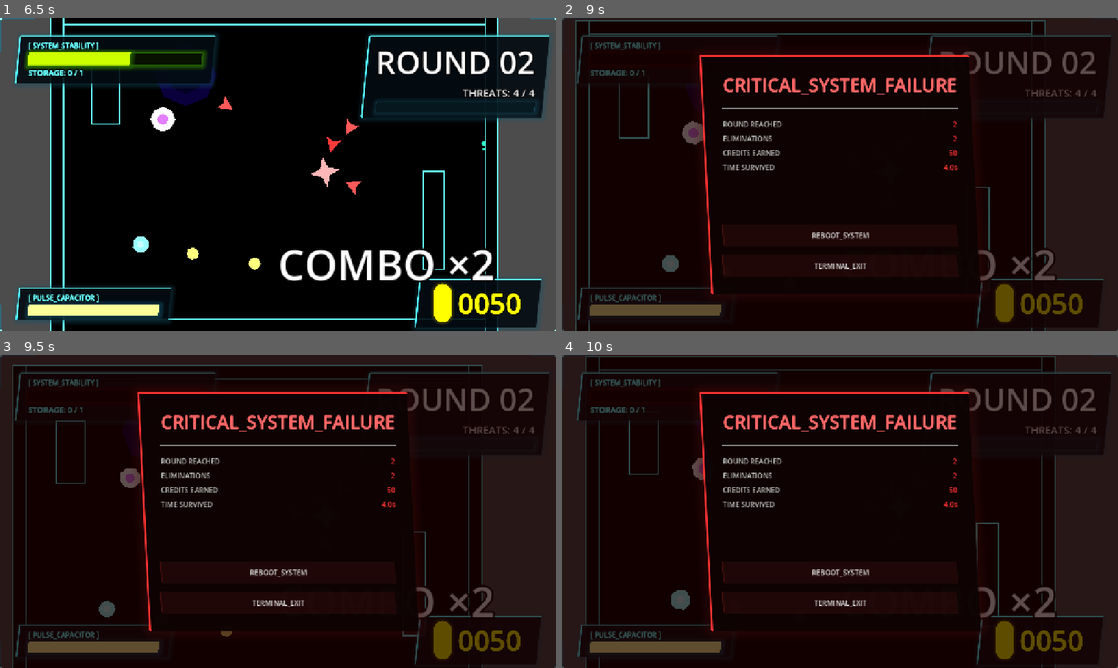
Above: before the commit, frames 1-4 (two rows, left to right).
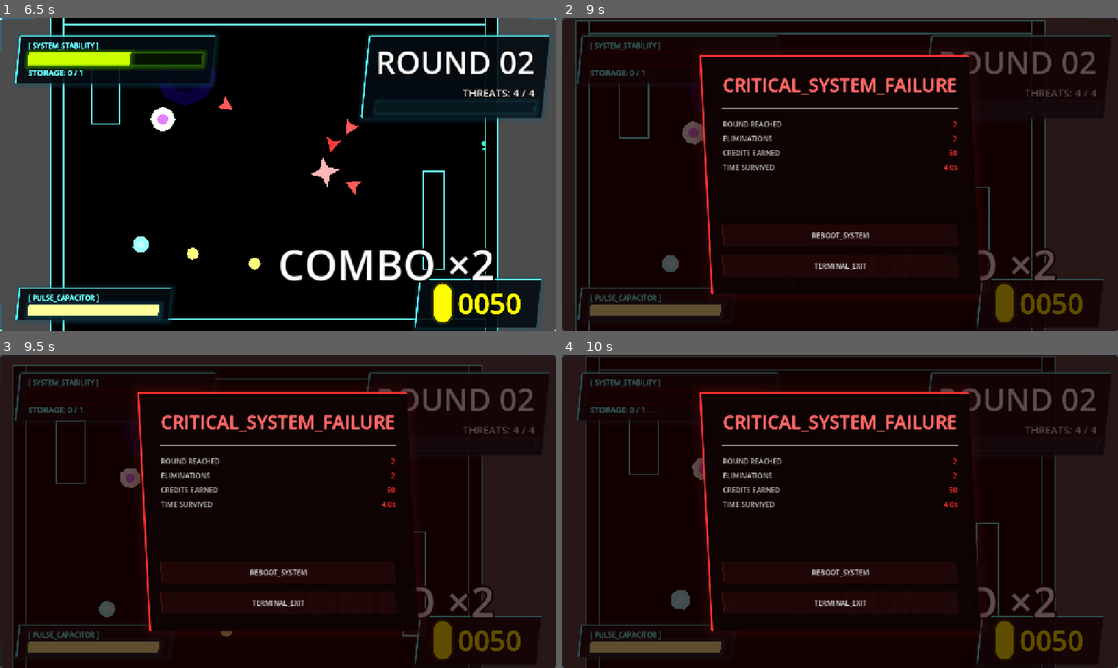
Above: after the commit, the same moments.

Repository: ViSaLrOxX/GUDEV-spring-gamejam-2026
Game: Godot game, scene res://scenes/menu.tscn
Two runs of this game, one before a commit and one after it. Both use one fixed random seed, a clock stepped at 60 frames per second and the inputs below.
Inputs (mouse positions are in pixels of both pictures, inside the frame that each line leads up to):
- Up to frame 1 (6.5 s): click "PLAY" at 0.5 s; tap Enter at 1.25 s; move the mouse to (250, 237) at 1.27 s; hold W (move_up) 1.28-2.78 s; tap Shift (dash) at 1.35, 2.85, 4.35 s; tap B (shop) at 1.52, 2.27, 3.77, 4.52, 6.02 s; move the mouse to (444, 221) at 2.02 s; click (444, 221) at 2.1 s; move the mouse to (111, 127) at 2.77 s; hold A (move_left) 2.78-4.28 s; move the mouse to (305, 174) at 3.52 s; click (305, 174) at 3.6 s; move the mouse to (194, 96) at 4.27 s; hold S (move_down) 4.28-5 s; click ">> INITIATE_NEXT_SEQUENCE" at 5 s; move the mouse to (400, 158) at 5.77 s; hold D (move_right) from 5.78 s (still down); click (400, 158) at 5.85 s
- Up to frame 2 (9 s): move the mouse to (728, 190) at 6.52 s; release D (move_right) at 6.53 s; hold W (move_up) 6.53-7.28 s; tap Shift (dash) at 6.6, 8.1 s; move the mouse to (895, 105) at 7.27 s; hold D (move_right) from 7.28 s (still down); click (895, 105) at 7.35 s; tap B (shop) at 7.52, 8.27 s; move the mouse to (812, 237) at 8.02 s; move the mouse to (1006, 221) at 8.77 s; click (1006, 221) at 8.85 s
- Up to frame 3 (9.5 s): keep holding D (move_right); tap B (shop) at 9.02 s
- Up to frame 4 (10 s): move the mouse to (673, 464) at 9.52 s; release D (move_right) at 9.53 s; hold S (move_down) from 9.53 s (still down); tap Shift (dash) at 9.6 s

Frame 1 is identical in both runs. In frame 2, 0.2% of the frame differs, in the area x 5-85%, y 4-5%; in frame 3, less than 0.1%; in frame 4, less than 0.1%.

Commit message:
Correct SFX file extensions and implement modern navigation baking

Diff:
--- a/scripts/audio_manager.gd
+++ b/scripts/audio_manager.gd
@@ -11,11 +11,11 @@
 func _load_sounds() -> void:
 	var sfx_path = "res://assets/sound_effects/"
 	var to_load = {
-		"shoot": "laserShoot.wav",
+		"shoot": "laserShoot.mp3",
 		"hit": "hitHurt.wav",
-		"pickup": "pickup.wav",
-		"click": "click.wav",
-		"explosion": "explosion.wav"
+		"pickup": "pickup.mp3",
+		"click": "click.mp3",
+		"explosion": "explosion.mp3"
 	}
 
 	for key in to_load:
--- a/scripts/game.gd
+++ b/scripts/game.gd
@@ -580,8 +580,12 @@
 		var hole = PackedVector2Array([Vector2(r.position.x, r.position.y), Vector2(r.end.x, r.position.y), Vector2(r.end.x, r.end.y), Vector2(r.position.x, r.end.y)])
 		poly.add_outline(hole)
 
-	# This generates the actual mesh data from the outlines
-	poly.make_polygons_from_outlines()
+	# Modern baking approach: avoids deprecated make_polygons_from_outlines
+	# We use the NavigationServer to bake the source outlines into valid polygons
+	var source_geometry = NavigationMeshSourceGeometryData2D.new()
+	NavigationServer2D.parse_source_geometry_data(poly, source_geometry, nav_region)
+	NavigationServer2D.bake_from_source_geometry_data(poly, source_geometry)
+
 	nav_region.navigation_polygon = poly
 	# Force immediate sync
 	NavigationServer2D.region_set_navigation_polygon(nav_region.get_region_rid(), poly)
